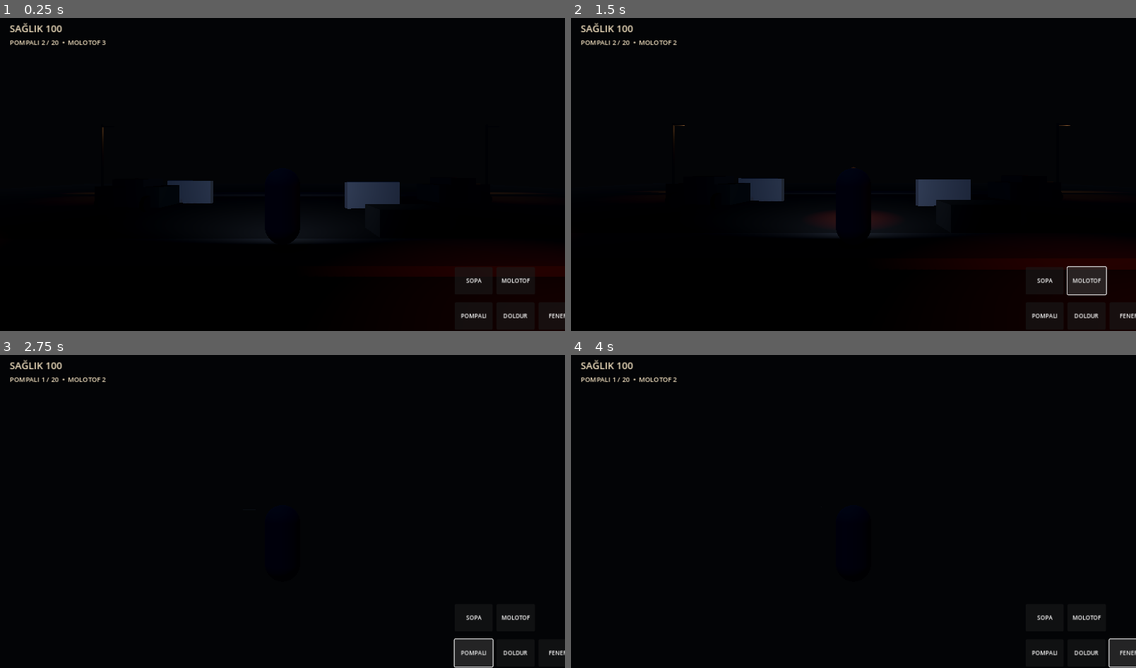
Above: before the commit, frames 1-4 (two rows, left to right).
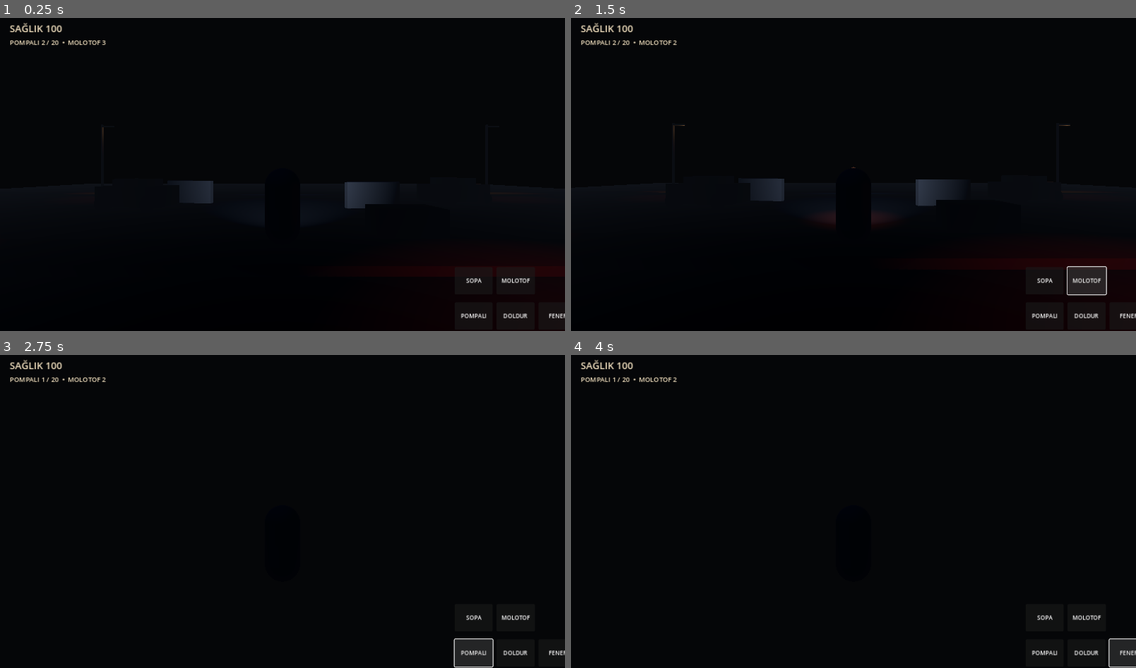
Above: after the commit, the same moments.

Repository: FatihKoc81/RESET-NIGHT
Game: Godot game, scene res://scenes/Main.tscn
Two runs of this game, one before a commit and one after it. Both use one fixed random seed, a clock stepped at 60 frames per second and the inputs below.
Inputs:
- Up to frame 1 (0.25 s): no input
- Up to frame 2 (1.5 s): click "SOPA" at 0.5 s; click "MOLOTOF" at 1.25 s
- Up to frame 3 (2.75 s): click "POMPALI" at 2 s
- Up to frame 4 (4 s): click "DOLDUR" at 2.75 s; click "FENER" at 3.5 s

The runs differ from the first frame. In frame 1, 0.5% of the frame differs, in the area x 29-71%, y 52-72%; in frame 2, 0.5%; in frame 3, less than 0.1%; in frame 4, less than 0.1%.

Commit message:
Apply revised 3D night map and stealth specification

Diff:
--- a/godot/scenes/Main.tscn
+++ b/godot/scenes/Main.tscn
@@ -6,25 +6,7 @@
 [ext_resource type="Script" path="res://scripts/barricade_spawner.gd" id="4_barricades"]
 [ext_resource type="PackedScene" path="res://scenes/maps/MapBase.tscn" id="5_map"]
 
-[sub_resource type="Environment" id="Environment_world"]
-background_mode = 1
-background_color = Color(0.012, 0.016, 0.025, 1)
-ambient_light_source = 3
-ambient_light_color = Color(0.12, 0.15, 0.21, 1)
-ambient_light_energy = 0.12
-tonemap_mode = 2
-fog_enabled = true
-fog_light_color = Color(0.035, 0.045, 0.065, 1)
-fog_density = 0.012
-
 [node name="Main" type="Node3D"]
-[node name="WorldEnvironment" type="WorldEnvironment" parent="."]
-environment = SubResource("Environment_world")
-[node name="MoonLight" type="DirectionalLight3D" parent="."]
-rotation_degrees = Vector3(-52, -28, 0)
-light_color = Color(0.28, 0.36, 0.55, 1)
-light_energy = 0.08
-shadow_enabled = true
 [node name="MapBase" parent="." instance=ExtResource("5_map")]
 [node name="Player" parent="." instance=ExtResource("1_player")]
 position = Vector3(0, 1, 0)
--- a/godot/scenes/Player.tscn
+++ b/godot/scenes/Player.tscn
@@ -17,26 +17,34 @@
 
 [node name="Player" type="CharacterBody3D" groups=["player"]]
 script = ExtResource("1_player")
+
 [node name="CollisionShape3D" type="CollisionShape3D" parent="."]
 shape = SubResource("Capsule_player")
 position = Vector3(0, 0.9, 0)
+
 [node name="Body" type="MeshInstance3D" parent="."]
 mesh = SubResource("CapsuleMesh_player")
 material_override = SubResource("Mat_player")
 position = Vector3(0, 0.9, 0)
+
 [node name="WeaponPivot" type="Marker3D" parent="."]
 position = Vector3(0, 1.05, -0.45)
-[node name="SpringArm3D" type="SpringArm3D" parent="."]
+
+[node name="CameraPivot" type="Node3D" parent="."]
 position = Vector3(0, 1.7, 0)
+
+[node name="SpringArm3D" type="SpringArm3D" parent="CameraPivot"]
 spring_length = 5.2
-[node name="Camera3D" type="Camera3D" parent="SpringArm3D"]
+
+[node name="Camera3D" type="Camera3D" parent="CameraPivot/SpringArm3D"]
 current = true
 fov = 72.0
-[node name="Flashlight" type="SpotLight3D" parent="."]
-position = Vector3(0, 1.45, -0.35)
+
+[node name="Flashlight" type="SpotLight3D" parent="CameraPivot"]
+position = Vector3(0, 0, -0.35)
 rotation_degrees = Vector3(0, 0, 0)
-light_energy = 1.5
-spot_range = 24.0
-spot_angle = 90.0
+light_energy = 2.8
+spot_range = 16.0
+spot_angle = 45.0
 shadow_enabled = true
 script = ExtResource("2_flashlight")
--- a/godot/scenes/maps/MapBase.tscn
+++ b/godot/scenes/maps/MapBase.tscn
@@ -1,20 +1,42 @@
-[gd_scene load_steps=2 format=3]
+[gd_scene load_steps=3 format=3]
 
 [ext_resource type="Script" path="res://scripts/map_environment.gd" id="1_map"]
 
-[node name="MapBase" type="Node3D"]
+[sub_resource type="Environment" id="Environment_night"]
+background_mode = 1
+background_color = Color(0.019608, 0.023529, 0.031373, 1)
+ambient_light_source = 3
+ambient_light_color = Color(0.039216, 0.047059, 0.070588, 1)
+ambient_light_energy = 0.15
+tonemap_mode = 2
+fog_enabled = true
+fog_light_color = Color(0.058824, 0.070588, 0.094118, 1)
+fog_density = 0.035
+
+[node name="Map3DBase" type="Node3D"]
 script = ExtResource("1_map")
 
-[node name="GroundTiles" type="Node3D" parent="."]
+[node name="WorldEnvironment" type="WorldEnvironment" parent="."]
+environment = SubResource("Environment_night")
 
-[node name="EnvironmentProps" type="Node3D" parent="."]
+[node name="Moonlight" type="DirectionalLight3D" parent="."]
+rotation_degrees = Vector3(-52, -28, 0)
+light_color = Color(0.101961, 0.137255, 0.227451, 1)
+light_energy = 0.18
+shadow_enabled = true
 
-[node name="SpawnPoints" type="Node3D" parent="."]
+[node name="NavigationRegion3D" type="NavigationRegion3D" parent="."]
 
-[node name="PlayerSpawn" type="Marker3D" parent="SpawnPoints"]
+[node name="GroundTiles" type="Node3D" parent="NavigationRegion3D"]
+
+[node name="GridMap3D" type="GridMap" parent="NavigationRegion3D/GroundTiles"]
+
+[node name="EnvironmentProps3D" type="Node3D" parent="NavigationRegion3D"]
+
+[node name="SpawnPoints3D" type="Node3D" parent="."]
+
+[node name="PlayerSpawnPoint" type="Marker3D" parent="SpawnPoints3D"]
 position = Vector3(0, 0.2, 0)
 
-[node name="EnemySpawn_Scavenger" type="Marker3D" parent="SpawnPoints"]
+[node name="EnemySpawnPoint_Scavenger" type="Marker3D" parent="SpawnPoints3D"]
 position = Vector3(16, 0.2, -14)
-
-[node name="NavigationRegion3D" type="NavigationRegion3D" parent="."]
--- a/godot/scripts/enemy.gd
+++ b/godot/scripts/enemy.gd
@@ -2,7 +2,7 @@
 
 @export var health := 60.0
 @export var walk_speed := 2.0
-@export var base_detection_range := 10.0
+@export var base_detection_range := 3.0
 var target: Node3D
 var attack_cooldown := 0.0
 var stun_time := 0.0
@@ -28,7 +28,7 @@
         offset.y = 0.0
         var detection_range := base_detection_range
         if target.get("flashlight_on"):
-            detection_range *= 1.8
+            detection_range *= 1.7
         var can_see_player := offset.length() <= detection_range and _has_line_of_sight()
         if can_see_player:
             var direction := offset.normalized()
--- a/godot/scripts/flashlight.gd
+++ b/godot/scripts/flashlight.gd
@@ -1,13 +1,14 @@
 extends SpotLight3D
-## Player-mounted 90-degree cone flashlight.
+## Kamera pivotuna bağlı 45 derece oyuncu feneri.
 
-@export var flashlight_energy := 1.5
-@export var flashlight_range := 24.0
+@export var flashlight_energy := 2.8
+@export var flashlight_range := 16.0
+@export var flashlight_angle := 45.0
 var is_on := true
 
 func _ready() -> void:
     light_energy = flashlight_energy
-    spot_angle = 90.0
+    spot_angle = flashlight_angle
     spot_range = flashlight_range
     shadow_enabled = true
     light_color = Color(0.78, 0.86, 1.0)
--- a/godot/scripts/map_environment.gd
+++ b/godot/scripts/map_environment.gd
@@ -61,12 +61,12 @@
 
 func _build_walls_and_fences() -> void:
     for i in range(5):
-        _box(null, Vector3(-25.0 + float(i) * 2.0, 0.8, 15.0), Vector3(1.95, 1.6, 0.45), brick, true)
+        _box($NavigationRegion3D/EnvironmentProps3D, Vector3(-25.0 + float(i) * 2.0, 0.8, 15.0), Vector3(1.95, 1.6, 0.45), brick, true)
     _fence(Vector3(22, 0, 4), 10.0)
     _fence(Vector3(-22, 0, -5), 8.0)
     # Debris piles give the street cover and break up long sight lines.
-    _box(null, Vector3(4, 0.45, -2), Vector3(2.1, 0.9, 1.2), concrete, true)
-    _box(null, Vector3(-3, 0.35, 9), Vector3(1.5, 0.7, 1.0), concrete, true)
+    _box($NavigationRegion3D/EnvironmentProps3D, Vector3(4, 0.45, -2), Vector3(2.1, 0.9, 1.2), concrete, true)
+    _box($NavigationRegion3D/EnvironmentProps3D, Vector3(-3, 0.35, 9), Vector3(1.5, 0.7, 1.0), concrete, true)
 
 func _box(parent: Node, pos: Vector3, size: Vector3, material: Material, collision: bool) -> StaticBody3D:
     var body := StaticBody3D.new()
@@ -74,7 +74,7 @@
     if parent:
         parent.add_child(body)
     else:
-        $GroundTiles.add_child(body)
+        $NavigationRegion3D/GroundTiles/GridMap3D.add_child(body)
     var mesh_instance := MeshInstance3D.new()
     var mesh := BoxMesh.new()
     mesh.size = size
@@ -114,7 +114,7 @@
     var root := StaticBody3D.new()
     root.position = pos
     root.rotation.y = angle
-    $EnvironmentProps.add_child(root)
+    $NavigationRegion3D/EnvironmentProps3D.add_child(root)
     _add_box_mesh(root, Vector3(0, 0.75, 0), Vector3(3.7, 1.05, 1.75), car_paint, true)
     _add_box_mesh(root, Vector3(0, 1.35, 0), Vector3(1.8, 0.65, 1.55), concrete, false)
     for x in [-1.25, 1.25]:
@@ -149,7 +149,7 @@
 func _street_lamp(pos: Vector3) -> void:
     var root := Node3D.new()
     root.position = pos
-    $EnvironmentProps.add_child(root)
+    $NavigationRegion3D/EnvironmentProps3D.add_child(root)
     _cylinder(root, Vector3(0, 3.0, 0), 0.09, 6.0, metal, true)
     _box(root, Vector3(0.48, 5.85, 0), Vector3(1.0, 0.12, 0.16), metal, false)
     var lamp := OmniLight3D.new()
@@ -163,7 +163,7 @@
 func _burning_barrel(pos: Vector3) -> void:
     var root := Node3D.new()
     root.position = pos
-    $EnvironmentProps.add_child(root)
+    $NavigationRegion3D/EnvironmentProps3D.add_child(root)
     _cylinder(root, Vector3(0, 0.55, 0), 0.42, 1.1, metal, true)
     var flame := MeshInstance3D.new()
     var flame_mesh := SphereMesh.new()
@@ -184,7 +184,7 @@
 func _fence(pos: Vector3, length: float) -> void:
     var root := Node3D.new()
     root.position = pos
-    $EnvironmentProps.add_child(root)
+    $NavigationRegion3D/EnvironmentProps3D.add_child(root)
     var count := int(length / 2.0)
     for i in range(count + 1):
         _cylinder(root, Vector3(float(i) * 2.0, 1.25, 0), 0.055, 2.5, metal, true)
--- a/godot/scripts/player.gd
+++ b/godot/scripts/player.gd
@@ -20,8 +20,8 @@
 var hud: Node
 var flashlight_on := true
 
-@onready var camera: Camera3D = $SpringArm3D/Camera3D
-@onready var flashlight: SpotLight3D = $Flashlight
+@onready var camera: Camera3D = $CameraPivot/SpringArm3D/Camera3D
+@onready var flashlight: SpotLight3D = $CameraPivot/Flashlight
 
 func _ready() -> void:
     add_to_group("player")
Not shown: 1 places in godot/scenes/Main.tscn that only renumber resources
